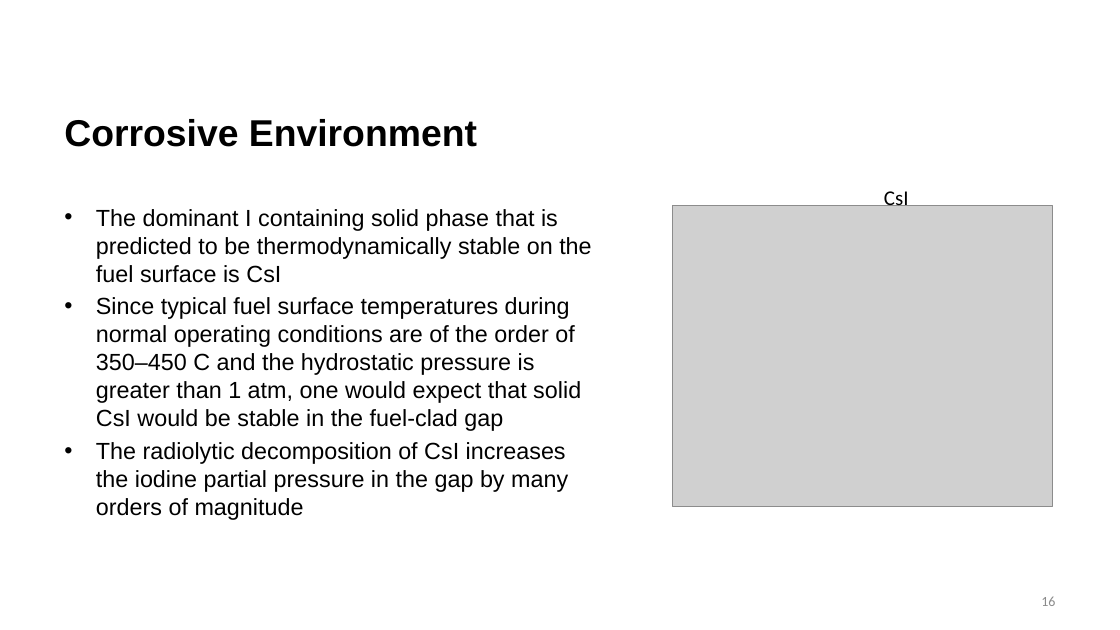
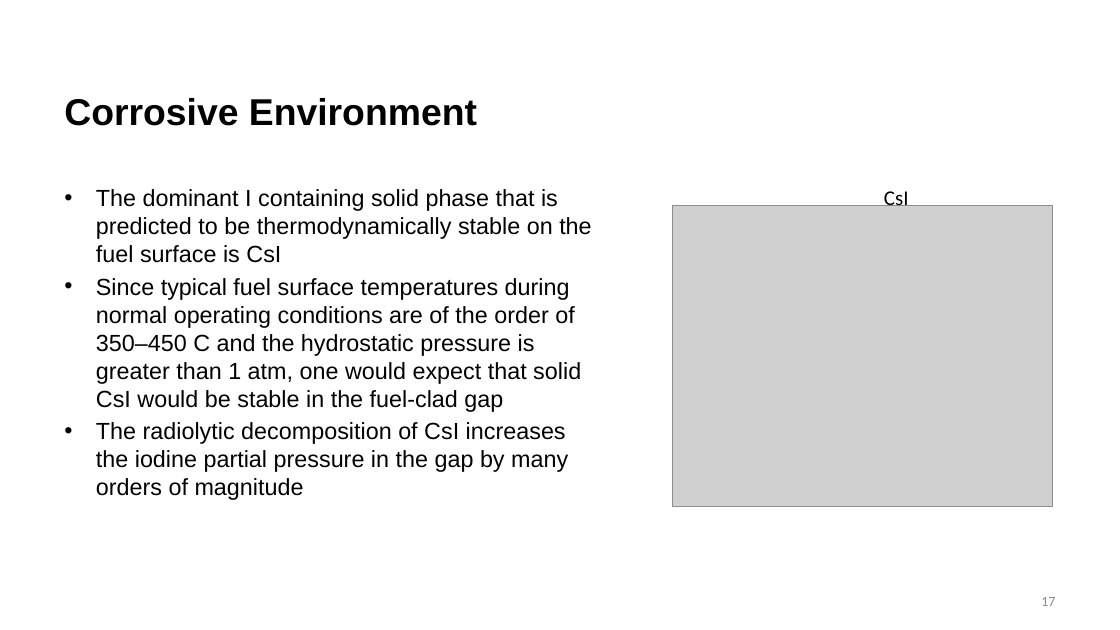
Before and after one commit to benbeeler/TEACHING, a slide deck: slide 17 of Nuclear_Fuel_Performance/NE533_Spring2026/Module3/Lec15_Zrcreep_PCI.pptx (slide 16 before the commit). Drawn at 1120x630 pixels with LibreOffice and Linux fonts; fonts in the diff are those of the drawing; grey boxes stand for pictures; background and template pictures are left out. Boxes give left, top, right and bottom in pixels: in the first picture for what was removed or moved away, otherwise in the second. Text is boxed around its words. In the diff, an @@ line names an element or a change of style, - is before the commit and + after.

```diff
--- a/Nuclear_Fuel_Performance/NE533_Spring2026/Module3/Lec15_Zrcreep_PCI.pptx
+++ b/Nuclear_Fuel_Performance/NE533_Spring2026/Module3/Lec15_Zrcreep_PCI.pptx
@@ title "Corrosive Environment": place and size @@
-title "Corrosive Environment" at box(64, 119, 477, 147)
+title "Corrosive Environment" at box(64, 98, 477, 126)
@@ text "The dominant I containing solid ...": place and size @@
-text "The dominant I containing solid ..." at box(96, 209, 591, 520)
+text "The dominant I containing solid ..." at box(96, 189, 591, 500)
@@ page number at box(1041, 597, 1055, 606): text changed @@
-16
+17
```
Also in this commit, not shown: 13 other slides changed, 1 slide added, 9 slides removed, 5 other files.
